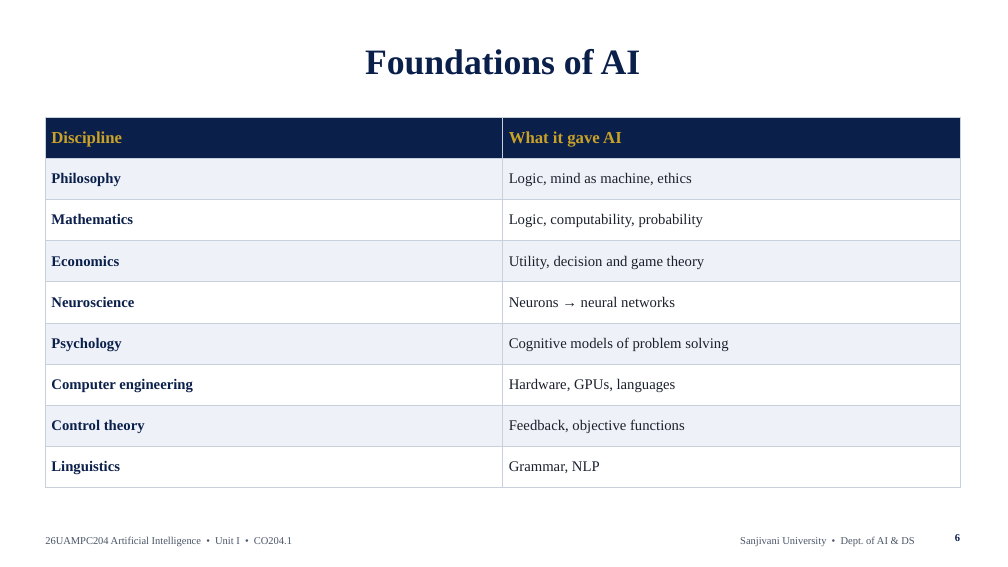
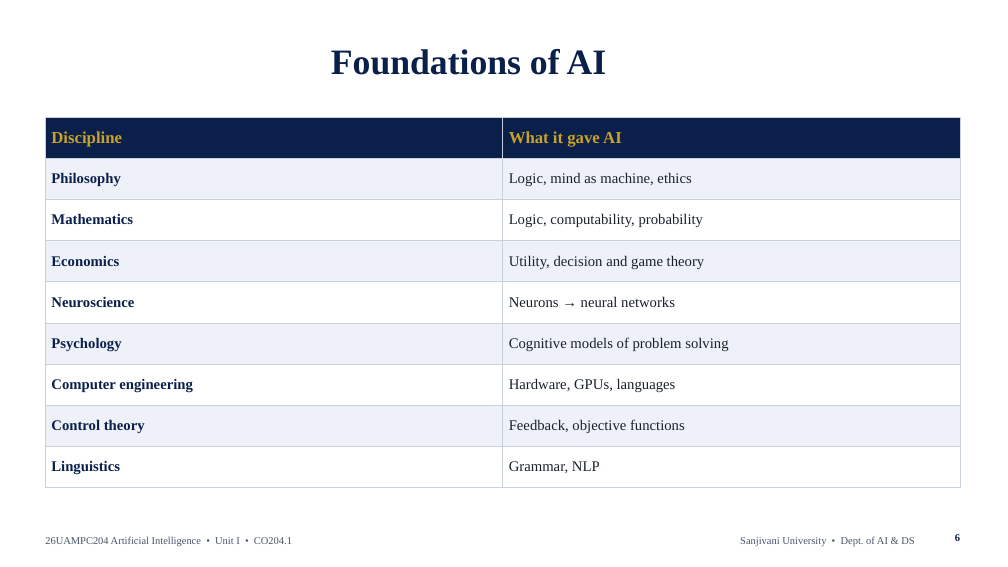
Before and after one commit to drssnaiml1-cell/26UAMPC204-Artificial-Intelligence, a slide deck: slide 6 of 02_PPT/Unit_1_AI_26UAMPC204.pptx. Drawn at 1008x567 pixels with LibreOffice and Linux fonts; fonts in the diff are those of the drawing; background and template pictures are left out. Boxes give left, top, right and bottom in pixels: in the first picture for what was removed or moved away, otherwise in the second. Text is boxed around its words. In the diff, an @@ line names an element or a change of style, - is before the commit and + after.

```diff
--- a/02_PPT/Unit_1_AI_26UAMPC204.pptx
+++ b/02_PPT/Unit_1_AI_26UAMPC204.pptx
@@ title "Foundations of AI": place and size @@
-title "Foundations of AI" at box(365, 49, 641, 75)
+title "Foundations of AI" at box(331, 49, 607, 75)
```
Also in this commit, not shown: 14 other slides changed, 43 other files.
